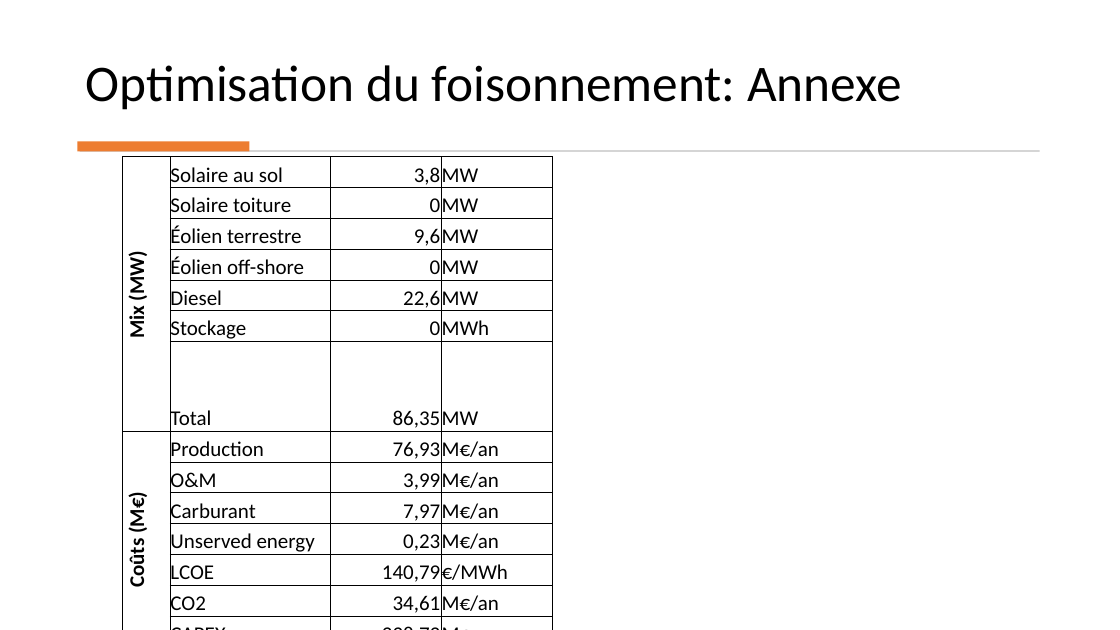
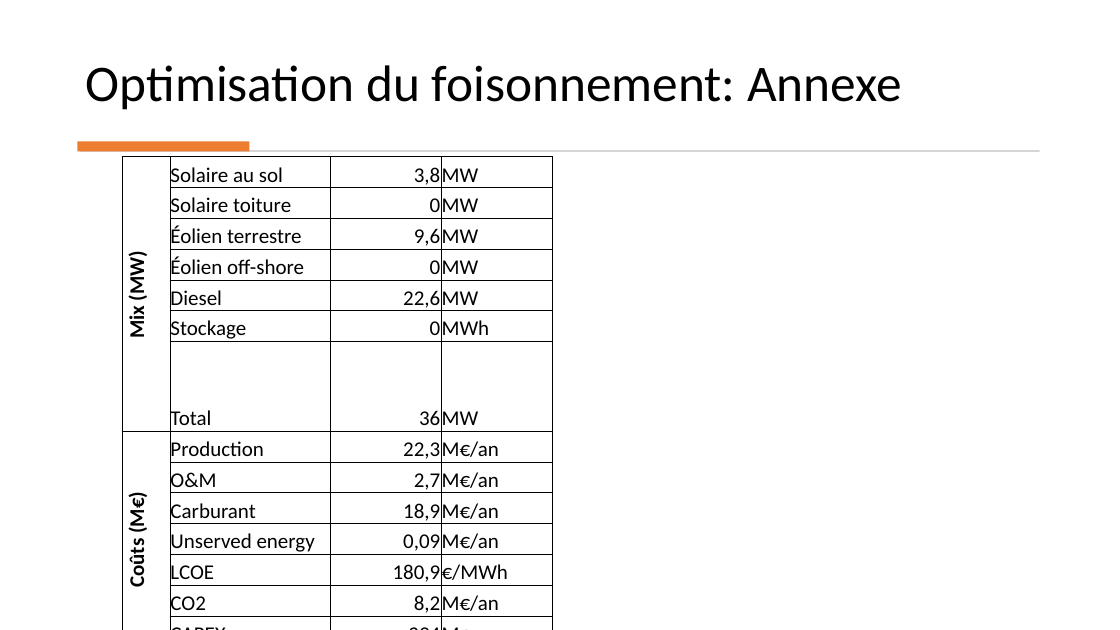
Before and after one commit to cledat/Projet-EA314, a slide deck: slide 19 of rapport.pptx. Drawn at 1120x630 pixels with LibreOffice and Linux fonts; fonts in the diff are those of the drawing. Boxes give left, top, right and bottom in pixels: in the first picture for what was removed or moved away, otherwise in the second. Text is boxed around its words. In the diff, an @@ line names an element or a change of style, - is before the commit and + after.

```diff
--- a/rapport.pptx
+++ b/rapport.pptx
@@ table at (x1=123, y1=157, x2=553, y2=620) @@
-row 7, column 3: 86,35
+row 7, column 3: 36
-row 8, column 3: 76,93
+row 8, column 3: 22,3
-row 9, column 3: 3,99
+row 9, column 3: 2,7
-row 10, column 3: 7,97
+row 10, column 3: 18,9
-row 11, column 3: 0,23
+row 11, column 3: 0,09
-row 12, column 3: 140,79
+row 12, column 3: 180,9
-row 13, column 3: 34,61
+row 13, column 3: 8,2
-row 14, column 3: 228,73
+row 14, column 3: 294
```
Also in this commit, not shown: 8 other slides changed, 1 slide added, 1 other file.
